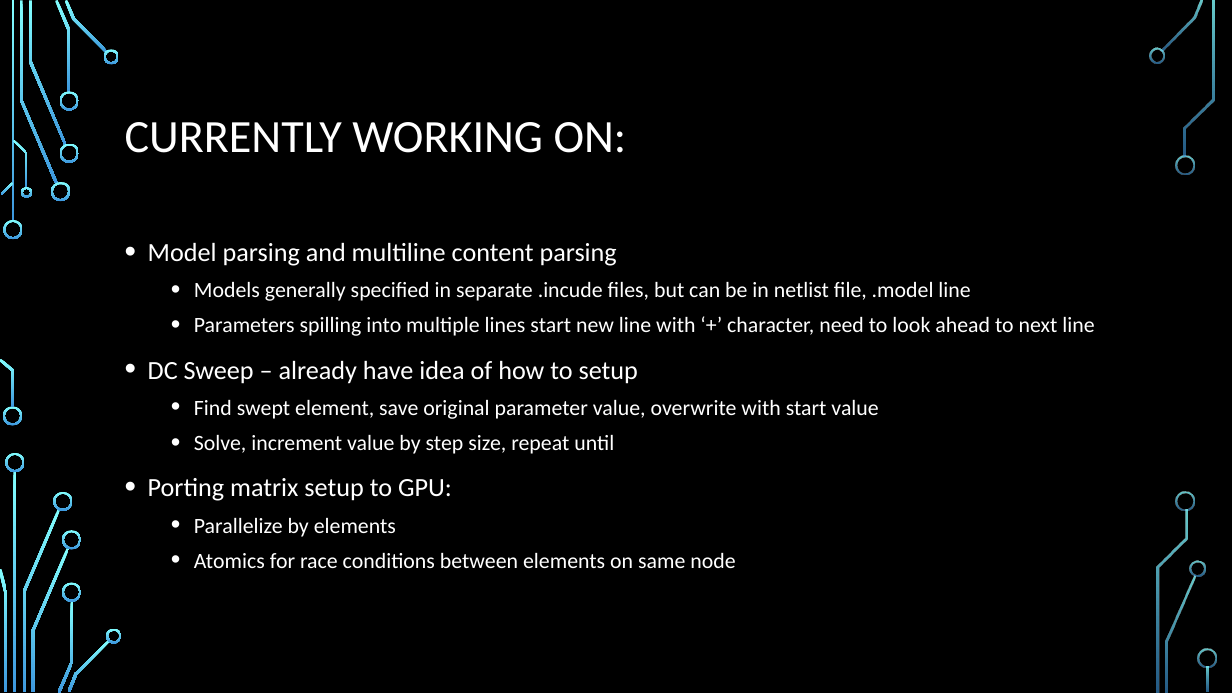
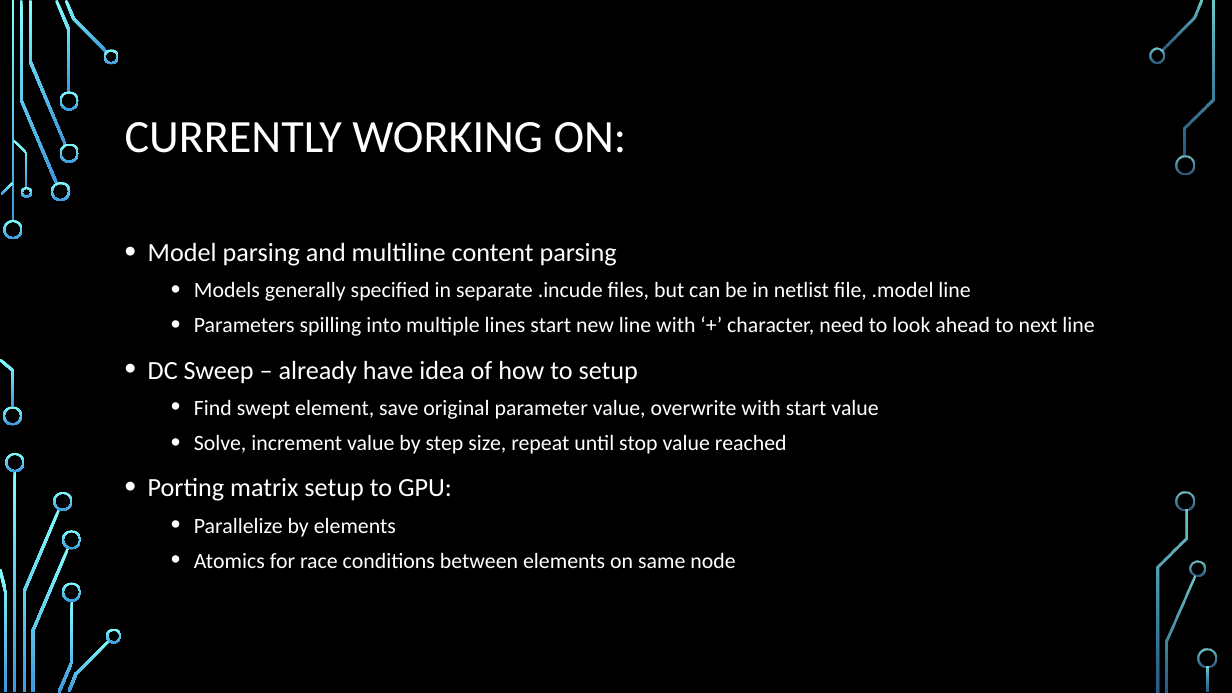
Before and after one commit to risia/CUDA-SPICE-Circuit-Sim, a slide deck: slide 6 of Milestones/Milestone2Presentation.pptx. Drawn at 1232x693 pixels with LibreOffice and Linux fonts; fonts in the diff are those of the drawing; background and template pictures are left out. Boxes give left, top, right and bottom in pixels: in the first picture for what was removed or moved away, otherwise in the second. Text is boxed around its words. In the diff, an @@ line names an element or a change of style, - is before the commit and + after.

```diff
--- a/Milestones/Milestone2Presentation.pptx
+++ b/Milestones/Milestone2Presentation.pptx
@@ text at [194, 435, 787, 454]: text changed @@
-  • Solve, increment value by step size, repeat until
+  • Solve, increment value by step size, repeat until stop value reached
```
Also in this commit, not shown: 1 other slide changed, 1 other file.
